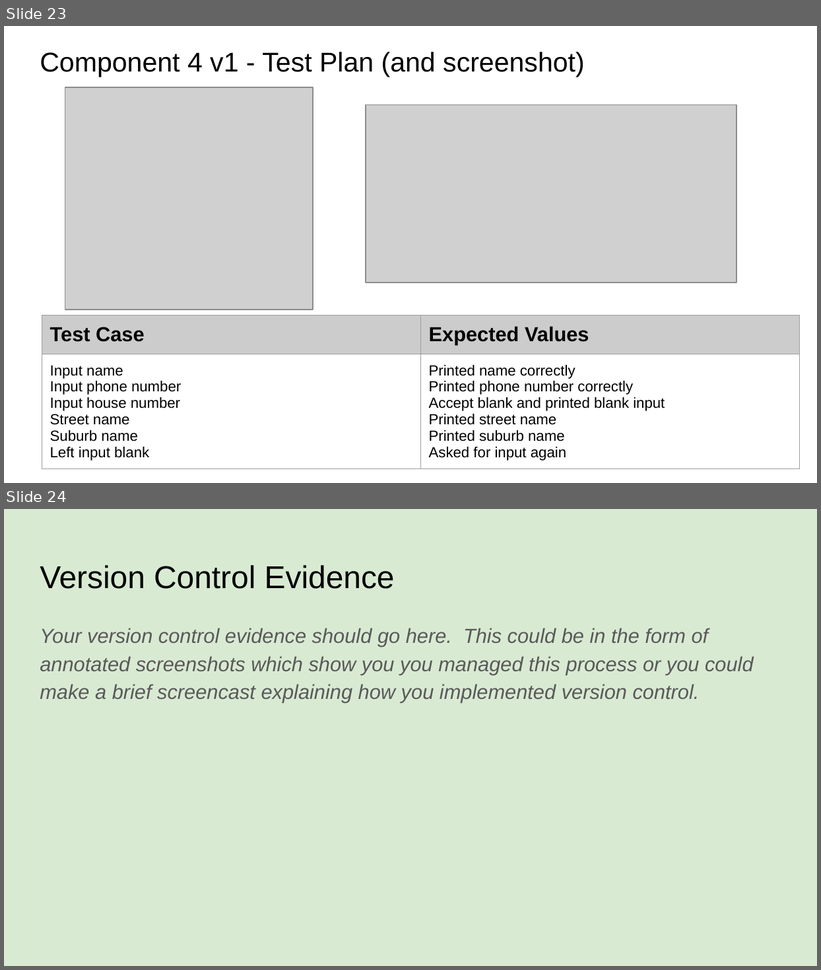
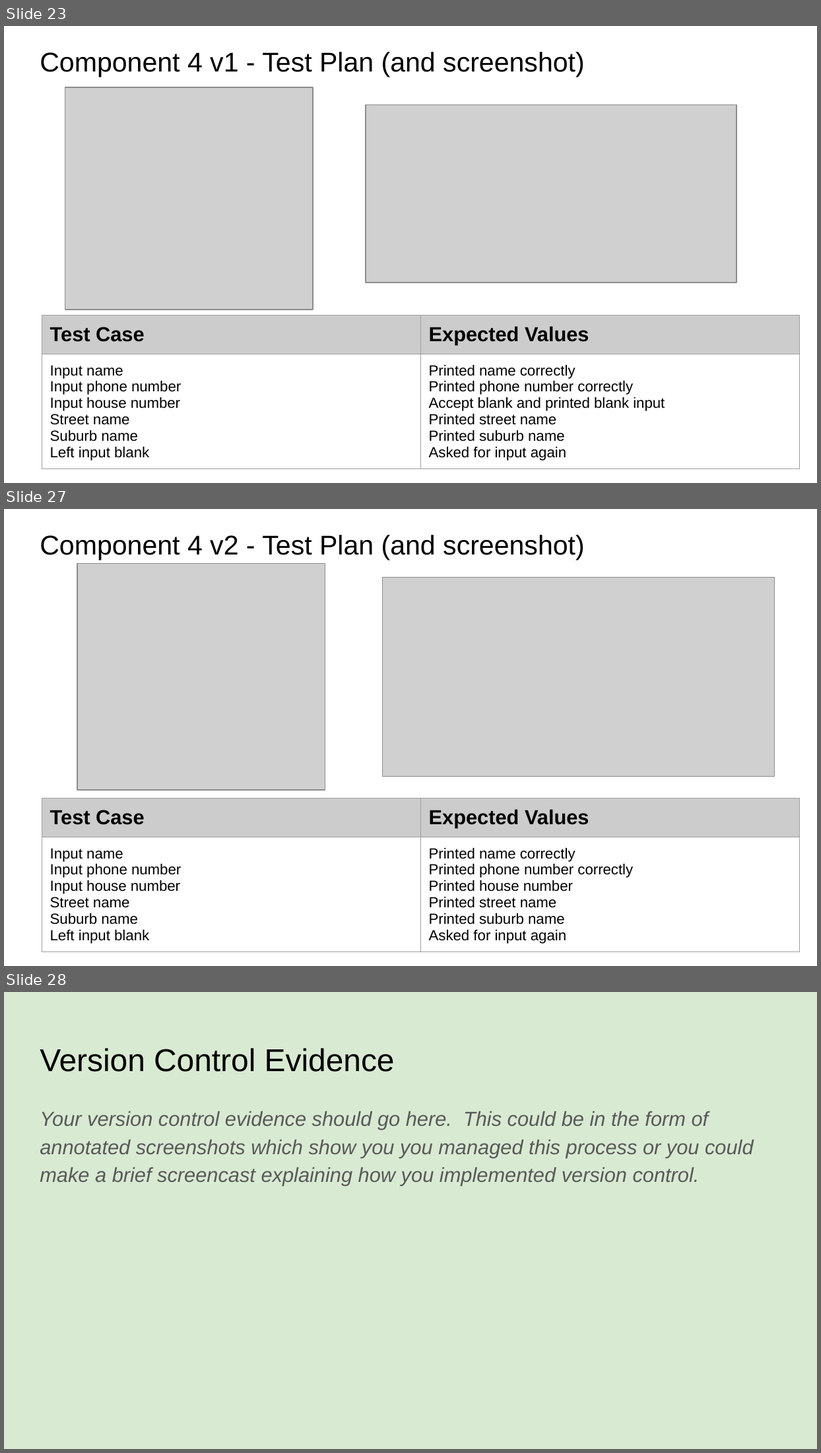
Before and after one commit to danettp/pizza_bot, a slide deck: 022_91893+_+91897+Documentation.pptx. Shown one above the other, each under a label of ours: slides 23 and 24 before the commit, slides 23, 27 and 28 after it; the slides between them are not shown. The pictures are 821x970 and 821x1453 pixels, drawn with LibreOffice and Linux fonts; fonts in the diff are those of the drawing; grey boxes stand for pictures. Boxes give left, top, right and bottom in pixels: in the first picture for what was removed or moved away, otherwise in the second. Text is boxed around its words. In the diff, an @@ line names an element or a change of style, - is before the commit and + after.

```diff
--- a/022_91893+_+91897+Documentation.pptx
+++ b/022_91893+_+91897+Documentation.pptx
@@ slide 27 added at bbox=[4, 509, 817, 966], background #FFFFFF @@
@@ title added at bbox=[40, 535, 585, 560], 24 pt, text #000000 @@
+Component 4 v2 - Test Plan (and screenshot)
@@ picture added at bbox=[77, 564, 325, 790] @@
@@ picture added at bbox=[383, 577, 775, 776] @@
@@ table added at bbox=[42, 799, 800, 961], 2 rows, 2 columns @@
+Test Case | Expected Values
+Input name / Input phone number / Input house number / Street name / Suburb name / Left input blank | Printed name correctly / Printed phone number correctly / Printed house number / Printed street name / Printed suburb name / Asked for input again
@@ what was slide 24 is now slide 28 @@
```
Also in this commit, not shown: 3 other slides added, 2 other files.
